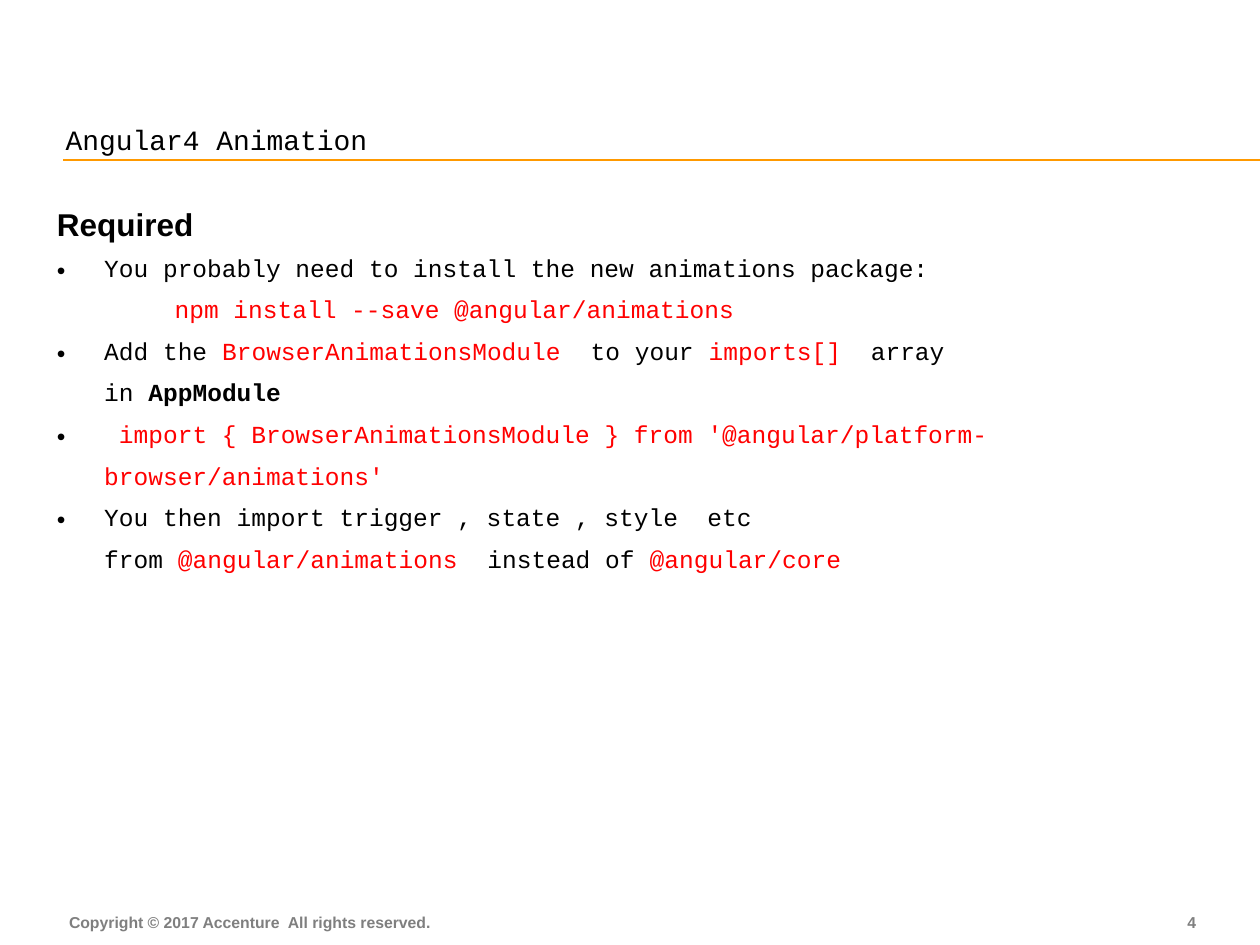
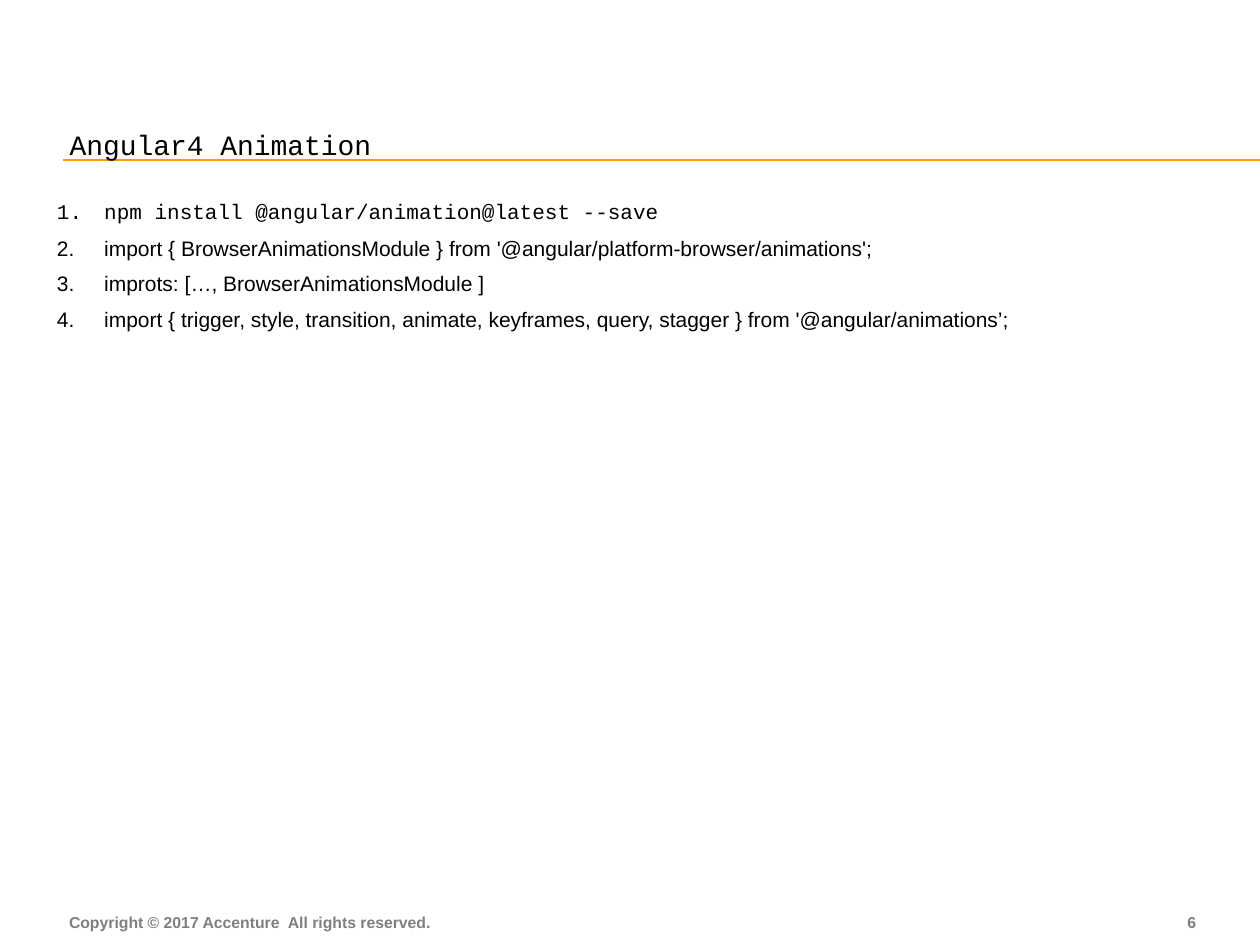
Before and after one commit to FS-Angular-Interest-Group/AngularTraining, a slide deck: slide 7 of PPT/10-Accenture-FS-Animation.pptx (slide 5 before the commit). Drawn at 1260x945 pixels with LibreOffice and Linux fonts; fonts in the diff are those of the drawing. Boxes give left, top, right and bottom in pixels: in the first picture for what was removed or moved away, otherwise in the second. Text is boxed around its words. In the diff, an @@ line names an element or a change of style, - is before the commit and + after.

```diff
--- a/PPT/10-Accenture-FS-Animation.pptx
+++ b/PPT/10-Accenture-FS-Animation.pptx
@@ title "Angular4 Animation" at box(70, 135, 371, 161): line spacing 1.5 to 26pt @@
@@ table at box(44, 184, 1092, 348) @@
-row 1: Required / You probably need to install the new animations package: / npm install --save @angular/animations / Add the BrowserAnimationsModule to your imports[] array in AppModule / import { BrowserAnimationsModule } from '@angular/platform-browser/animations' / You then import trigger , state , style etc from @angular/animations instead of @angular/core
-row 2: 
+row 1: npm install @angular/animation@latest --save / import { BrowserAnimationsModule } from '@angular/platform-browser/animations'; / improts: […, BrowserAnimationsModule ] / import { trigger, style, transition, animate, keyframes, query, stagger } from '@angular/animations’;
@@ page number at box(1187, 917, 1196, 928): text changed @@
-4
+6
```
Also in this commit, not shown: 2 other slides changed, 4 slides added, 8 slides removed.
